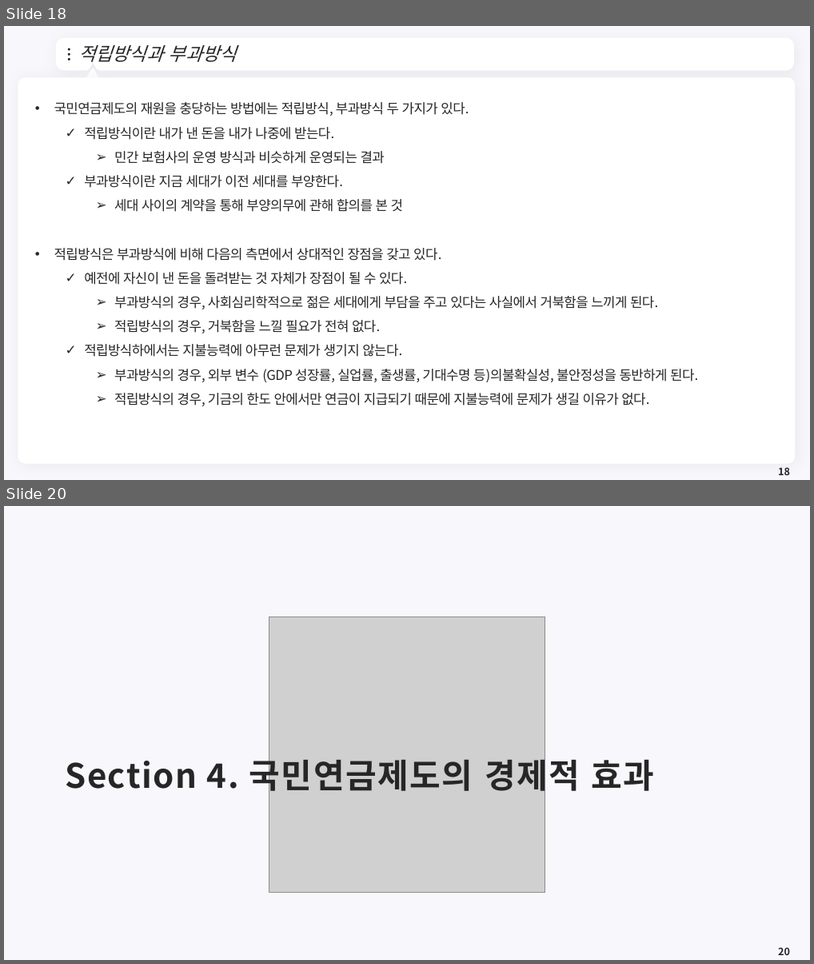
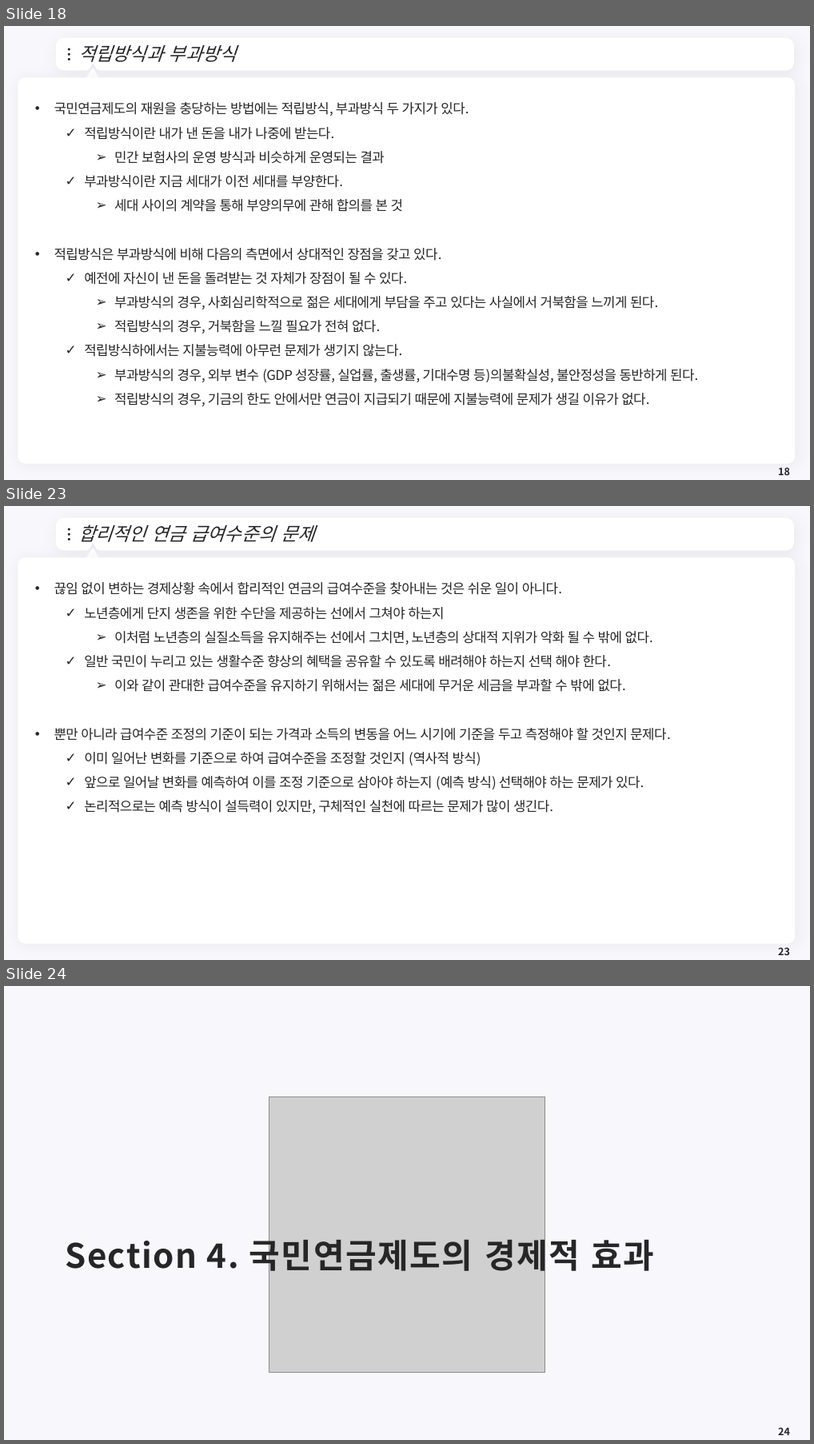
Before and after one commit to meandthey/Teaching, a slide deck: 재정학/01_Lectures/재정학_Chapter_10.pptx. Shown one above the other, each under a label of ours: slides 18 and 20 before the commit, slides 18, 23 and 24 after it; the slides between them are not shown. The pictures are 814x964 and 814x1444 pixels, drawn with LibreOffice and Linux fonts; fonts in the diff are those of the drawing; grey boxes stand for pictures; background and template pictures are left out. Boxes give left, top, right and bottom in pixels: in the first picture for what was removed or moved away, otherwise in the second. Text is boxed around its words. In the diff, an @@ line names an element or a change of style, - is before the commit and + after.

```diff
--- a/재정학/01_Lectures/재정학_Chapter_10.pptx
+++ b/재정학/01_Lectures/재정학_Chapter_10.pptx
@@ slide 23 added at (x1=4, y1=506, x2=810, y2=960), background #F8F7FC; not listed: 7 template elements that a slide beside it also shows @@
@@ title added at (x1=78, y1=524, x2=314, y2=542), 22 pt, text #262626, italic @@
+합리적인 연금 급여수준의 문제
@@ text added at (x1=54, y1=582, x2=670, y2=813), 16 pt, text #262626 @@
+• 끊임 없이 변하는 경제상황 속에서 합리적인 연금의 급여수준을 찾아내는 것은 쉬운 일이 아니다.
+  ✓ 노년층에게 단지 생존을 위한 수단을 제공하는 선에서 그쳐야 하는지
+    ➢ 이처럼 노년층의 실질소득을 유지해주는 선에서 그치면, 노년층의 상대적 지위가 악화 될 수 밖에 없다.
+  ✓ 일반 국민이 누리고 있는 생활수준 향상의 혜택을 공유할 수 있도록 배려해야 하는지 선택 해야 한다.
+    ➢ 이와 같이 관대한 급여수준을 유지하기 위해서는 젊은 세대에 무거운 세금을 부과할 수 밖에 없다.
+• 뿐만 아니라 급여수준 조정의 기준이 되는 가격과 소득의 변동을 어느 시기에 기준을 두고 측정해야 할 것인지 문제다.
+  ✓ 이미 일어난 변화를 기준으로 하여 급여수준을 조정할 것인지 (역사적 방식)
+  ✓ 앞으로 일어날 변화를 예측하여 이를 조정 기준으로 삼아야 하는지 (예측 방식) 선택해야 하는 문제가 있다.
+  ✓ 논리적으로는 예측 방식이 설득력이 있지만, 구체적인 실천에 따르는 문제가 많이 생긴다.
@@ page number added at (x1=778, y1=947, x2=790, y2=955), 12 pt, text #262626, bold @@
+23
@@ what was slide 20 is now slide 24 @@
@@ page number at (x1=778, y1=1427, x2=790, y2=1435): text changed @@
-20
+24
```
Also in this commit, not shown: 1 slide changed, 3 other slides added, 3 other files.
